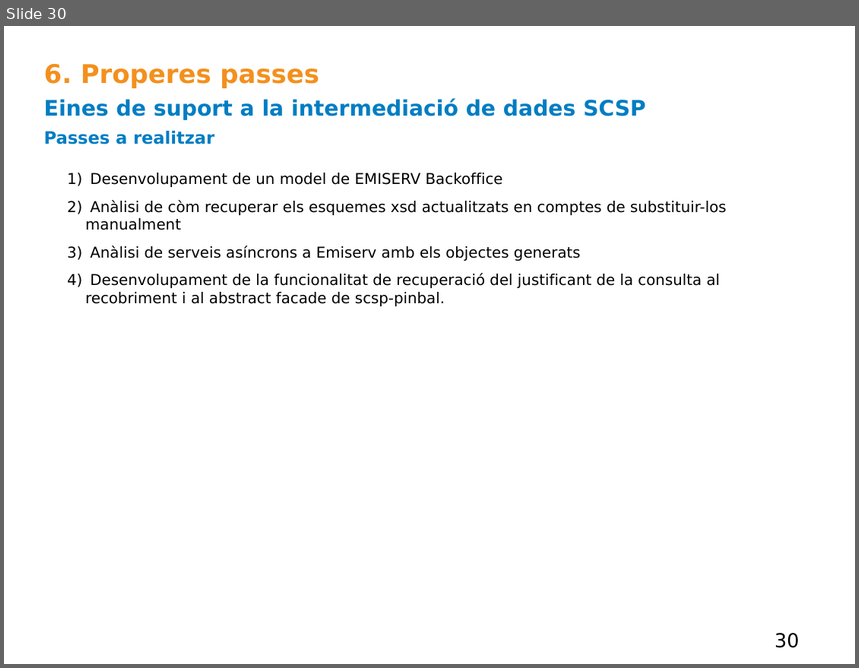
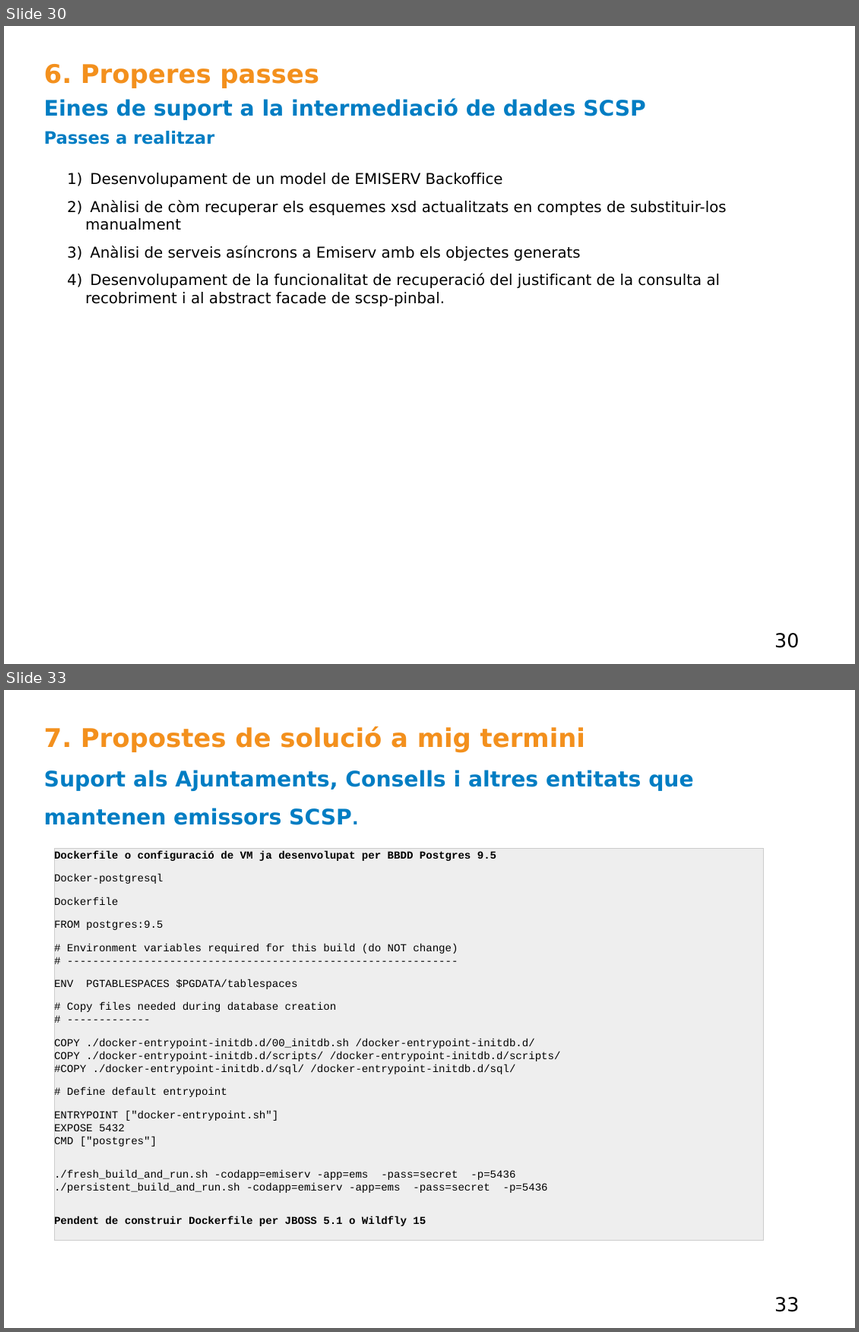
Before and after one commit to at4net/emissors, a slide deck: doc/manuales/Resum.odp. Shown one above the other, each under a label of ours: slide 30 before the commit, slides 30 and 33 after it; the slides between them are not shown. The pictures are 859x668 and 859x1332 pixels, drawn with LibreOffice and Linux fonts; fonts in the diff are those of the drawing. Boxes give left, top, right and bottom in pixels: in the first picture for what was removed or moved away, otherwise in the second. Text is boxed around its words. In the diff, an @@ line names an element or a change of style, - is before the commit and + after.

```diff
--- a/doc/manuales/Resum.odp
+++ b/doc/manuales/Resum.odp
@@ slide 33 added at bbox=[4, 690, 855, 1328], background #FFFFFF @@
@@ text added at bbox=[44, 726, 693, 825], 20 pt, text #007DC3, bold @@
+7. Propostes de solució a mig termini
+Suport als Ajuntaments, Consells i altres entitats que mantenen emissors SCSP.
@@ rectangle added at bbox=[54, 848, 764, 1241], fill #EEEEEE, outline #CCCCCC 0 pt, 10 pt, text #000000 @@
+Dockerfile o configuració de VM ja desenvolupat per BBDD Postgres 9.5
+Docker-postgresql
+Dockerfile
+FROM postgres:9.5
+# Environment variables required for this build (do NOT change)
+# -------------------------------------------------------------
+ENV PGTABLESPACES $PGDATA/tablespaces
+# Copy files needed during database creation
+# -------------
+COPY ./docker-entrypoint-initdb.d/00_initdb.sh /docker-entrypoint-initdb.d/
+COPY ./docker-entrypoint-initdb.d/scripts/ /docker-entrypoint-initdb.d/scripts/
+#COPY ./docker-entrypoint-initdb.d/sql/ /docker-entrypoint-initdb.d/sql/
+# Define default entrypoint
+ENTRYPOINT ["docker-entrypoint.sh"]
+EXPOSE 5432
+CMD ["postgres"]
+./fresh_build_and_run.sh -codapp=emiserv -app=ems -pass=secret -p=5436
+./persistent_build_and_run.sh -codapp=emiserv -app=ems -pass=secret -p=5436
+Pendent de construir Dockerfile per JBOSS 5.1 o Wildfly 15
@@ page number added at bbox=[775, 1297, 799, 1312], 18 pt, text #000000 @@
+33
```
Also in this commit, not shown: 6 other slides added, 1 other file.
